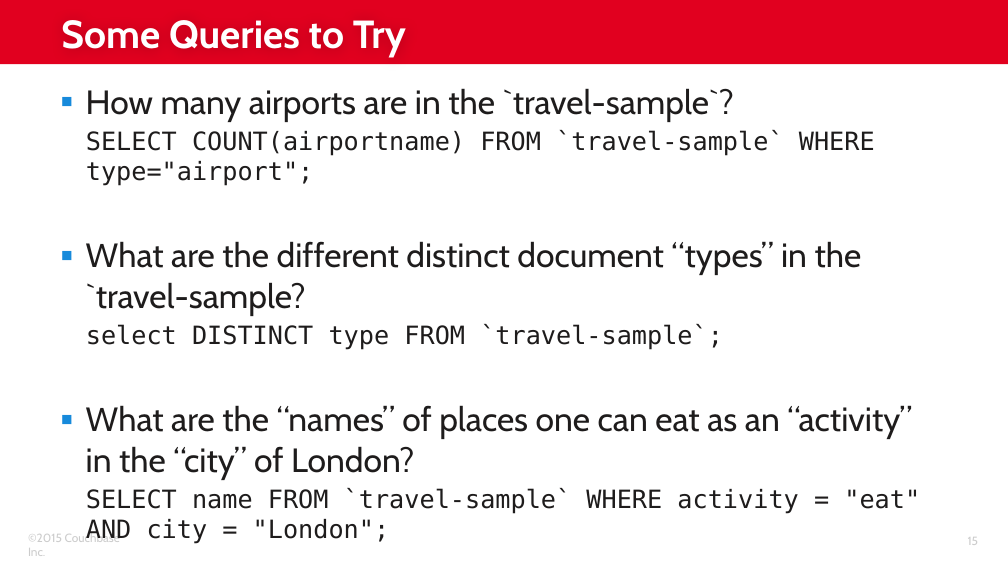
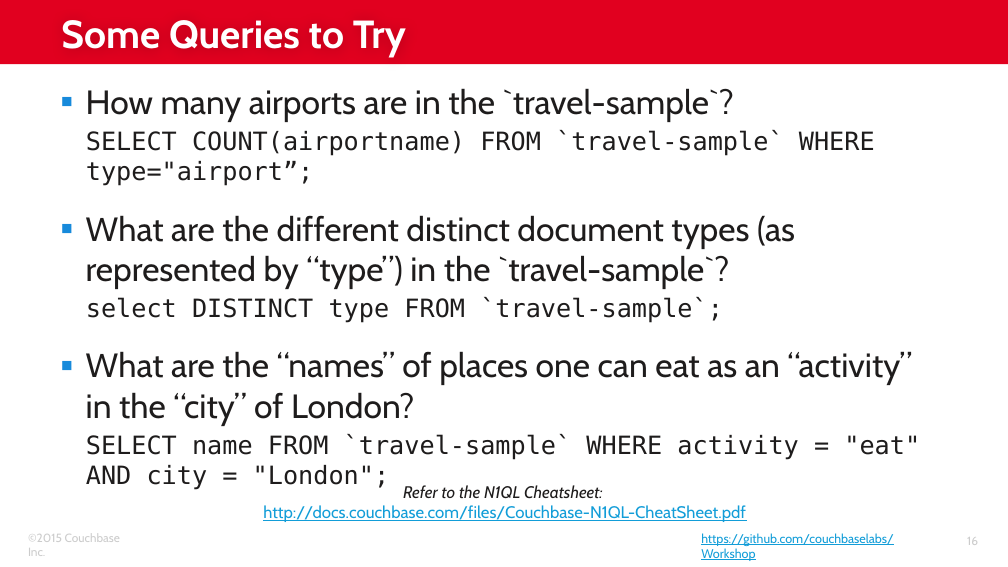
Before and after one commit to subalakr/workshop, a slide deck: slide 16 of server/presentations/02_Lab_Setup.pptx (slide 15 before the commit). Drawn at 1008x567 pixels with LibreOffice and Linux fonts; fonts in the diff are those of the drawing; background and template pictures are left out. Boxes give left, top, right and bottom in pixels: in the first picture for what was removed or moved away, otherwise in the second. Text is boxed around its words. In the diff, an @@ line names an element or a change of style, - is before the commit and + after.

```diff
--- a/server/presentations/02_Lab_Setup.pptx
+++ b/server/presentations/02_Lab_Setup.pptx
@@ text at box(86, 130, 875, 289): text changed; size 18 to 24 pt; font DejaVu Sans Mono to Cabin @@
-SELECT COUNT(airportname) FROM `travel-sample` WHERE type="airport";
-▪ What are the different distinct document “types” in the `travel-sample?
+SELECT COUNT(airportname) FROM `travel-sample` WHERE type="airport”;
+▪ What are the different distinct document types (as represented by “type”) in the `travel-sample`?
@@ text added at box(263, 485, 746, 522), 12 pt, text #129DD8, underline @@
+Refer to the N1QL Cheatsheet:
+http://docs.couchbase.com/files/Couchbase-N1QL-CheatSheet.pdf
@@ text added at box(701, 533, 894, 561), 9 pt, text #129DD8, underline @@
+https://github.com/couchbaselabs/Workshop
@@ page number at box(967, 537, 978, 545): text changed @@
-15
+16
```
Also in this commit, not shown: 12 other slides changed, 1 slide added.
